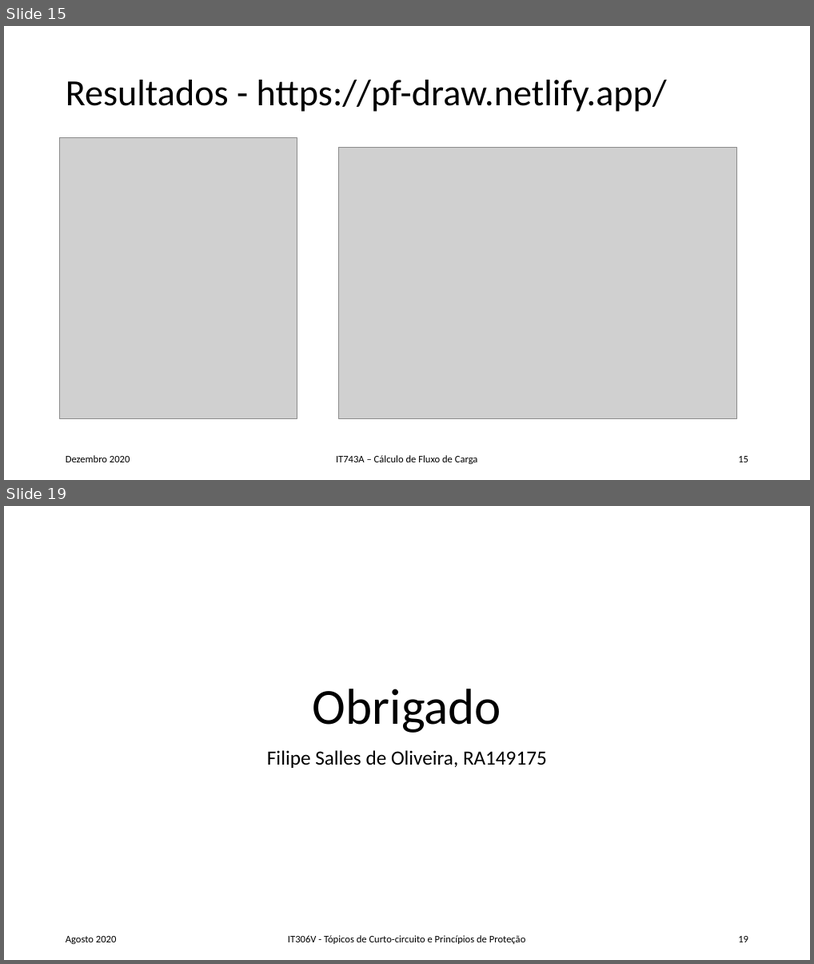
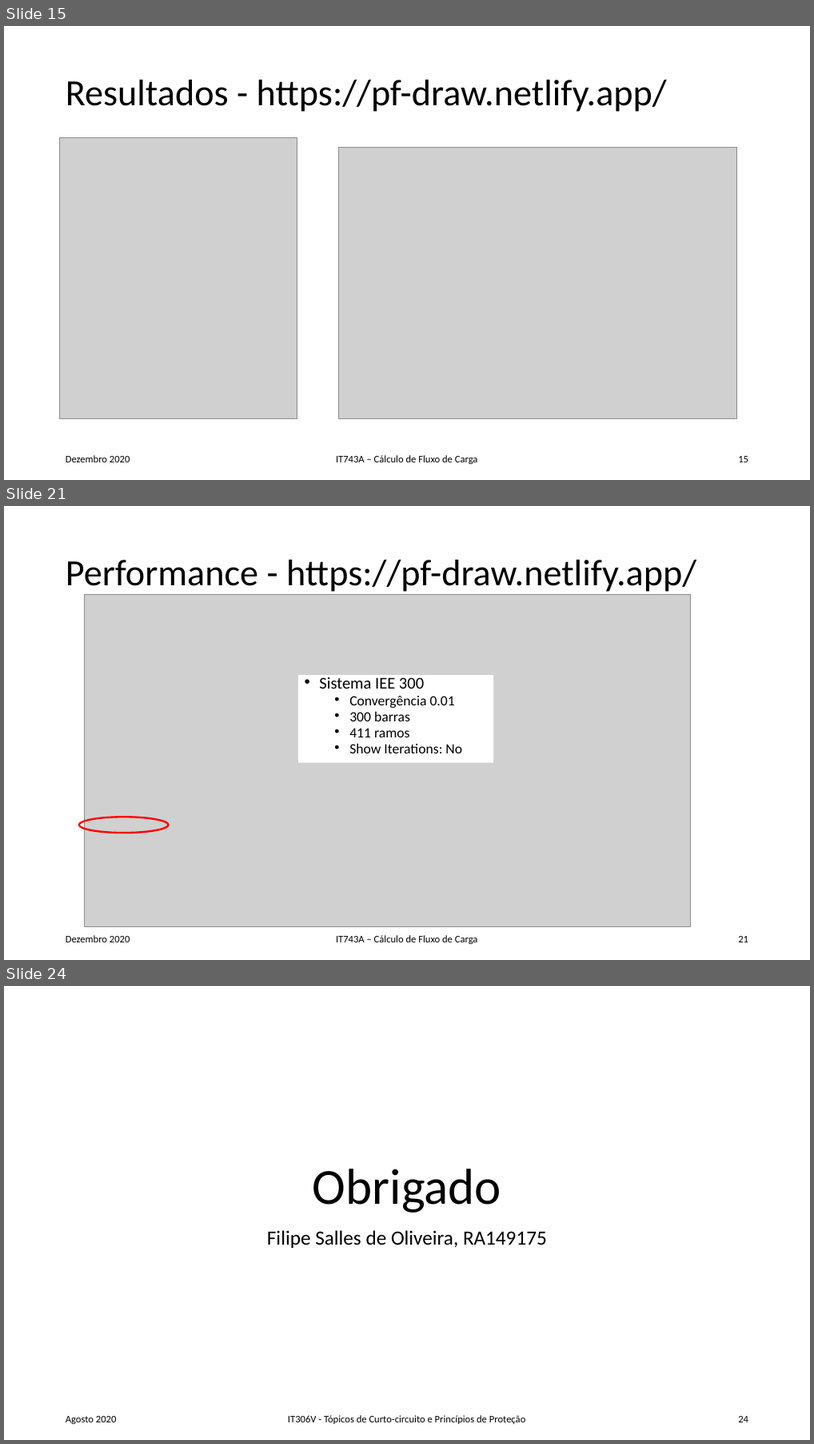
Before and after one commit to FilipeSO/pf-draw, a slide deck: public/ppt/RA149175_FSO_Rel_slides_rev1.pptx. Shown one above the other, each under a label of ours: slides 15 and 19 before the commit, slides 15, 21 and 24 after it; the slides between them are not shown. The pictures are 814x964 and 814x1444 pixels, drawn with LibreOffice and Linux fonts; fonts in the diff are those of the drawing; grey boxes stand for pictures. Boxes give left, top, right and bottom in pixels: in the first picture for what was removed or moved away, otherwise in the second. Text is boxed around its words. In the diff, an @@ line names an element or a change of style, - is before the commit and + after.

Commit message:
adicionado config show_iterations

```diff
--- a/public/ppt/RA149175_FSO_Rel_slides_rev1.pptx
+++ b/public/ppt/RA149175_FSO_Rel_slides_rev1.pptx
@@ slide 21 added at (4, 506, 810, 960), background #FFFFFF @@
@@ title added at (66, 560, 697, 595), 44 pt, text #000000 @@
+Performance - https://pf-draw.netlify.app/
@@ picture added at (85, 594, 691, 927) @@
@@ text added at (298, 675, 494, 763), fill #FFFFFF, 16.8 pt, text #000000 @@
+• Sistema IEE 300
+  • Convergência 0.01
+  • 300 barras
+  • 411 ramos
+  • Show Iterations: No
@@ ellipse added at (79, 817, 169, 832), outline #FF0000 2.25 pt @@
@@ text added at (66, 935, 130, 942), 12 pt, text #000000 @@
+Dezembro 2020
@@ text added at (336, 935, 478, 944), 12 pt, text #000000 @@
+IT743A – Cálculo de Fluxo de Carga
@@ page number added at (738, 936, 749, 942), 12 pt, text #000000 @@
+21
@@ what was slide 19 is now slide 24 @@
@@ page number at (738, 1416, 749, 1422): text changed @@
-19
+24
```
Also in this commit, not shown: 4 slides changed, 4 other slides added, 7 other files.
